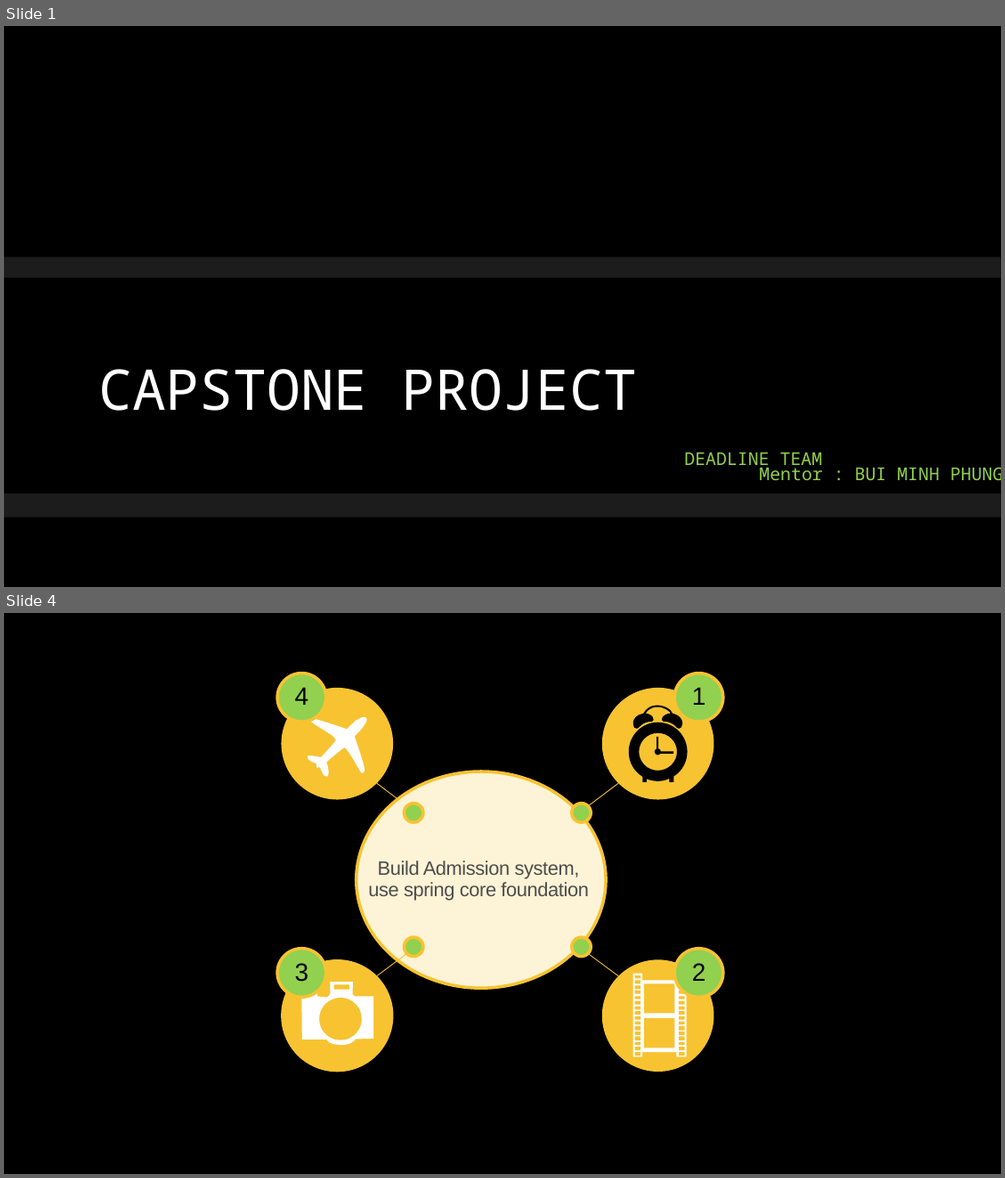
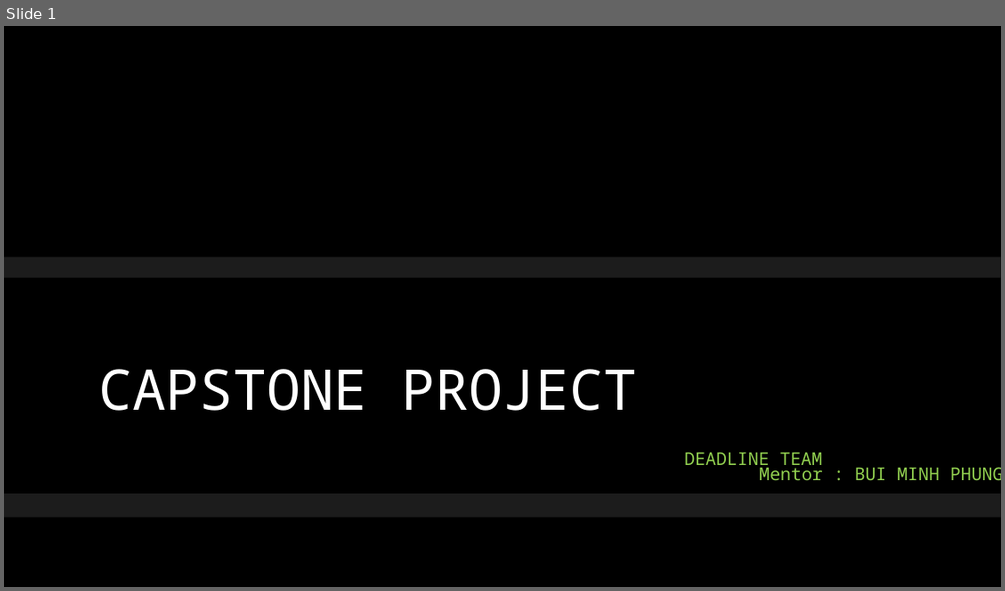
Before and after one commit to daotk/cap-deadline, a slide deck: Title Layout.pptx. Shown one above the other, each under a label of ours: slides 1 and 4 before the commit, slide 1 after it; the slides between them are not shown. The pictures are 1005x1178 and 1005x591 pixels, drawn with LibreOffice and Linux fonts; fonts in the diff are those of the drawing; background and template pictures are left out. Boxes give left, top, right and bottom in pixels: in the first picture for what was removed or moved away, otherwise in the second. Text is boxed around its words. In the diff, an @@ line names an element or a change of style, - is before the commit and + after.

```diff
--- a/Title Layout.pptx
+++ b/Title Layout.pptx
@@ slide 4 removed at bbox=[4, 613, 1001, 1174], background #000000 @@
@@ ellipse removed at bbox=[278, 673, 326, 722] @@
-4
@@ ellipse removed at bbox=[282, 688, 394, 800] @@
@@ ellipse removed at bbox=[675, 673, 723, 722] @@
-1
@@ freeform shape removed at bbox=[306, 715, 368, 779] @@
@@ group removed at bbox=[602, 688, 714, 800]: 3 freeform shapes, 1 ellipse @@
@@ ellipse removed at bbox=[356, 771, 606, 989] @@
-Build Admission system,
-use spring core foundation
@@ line removed from (377, 784) to (407, 806) @@
@@ line removed from (588, 806) to (619, 784) @@
@@ ellipse removed at bbox=[404, 803, 423, 822] @@
@@ ellipse removed at bbox=[572, 803, 591, 822] @@
@@ ellipse removed at bbox=[278, 948, 326, 997] @@
-3
@@ line removed from (377, 976) to (407, 953) @@
@@ ellipse removed at bbox=[404, 937, 423, 957] @@
@@ ellipse removed at bbox=[572, 937, 591, 957] @@
@@ line removed from (588, 953) to (619, 976) @@
@@ ellipse removed at bbox=[675, 948, 723, 997] @@
-2
@@ group removed at bbox=[281, 959, 393, 1071]: 2 ellipses, 1 freeform shape, 1 rectangle @@
@@ group removed at bbox=[602, 960, 714, 1072]: 37 rectangles, 1 ellipse @@
```
Also in this commit, not shown: 4 slides changed, 1 slide added, 3 other slides removed.
